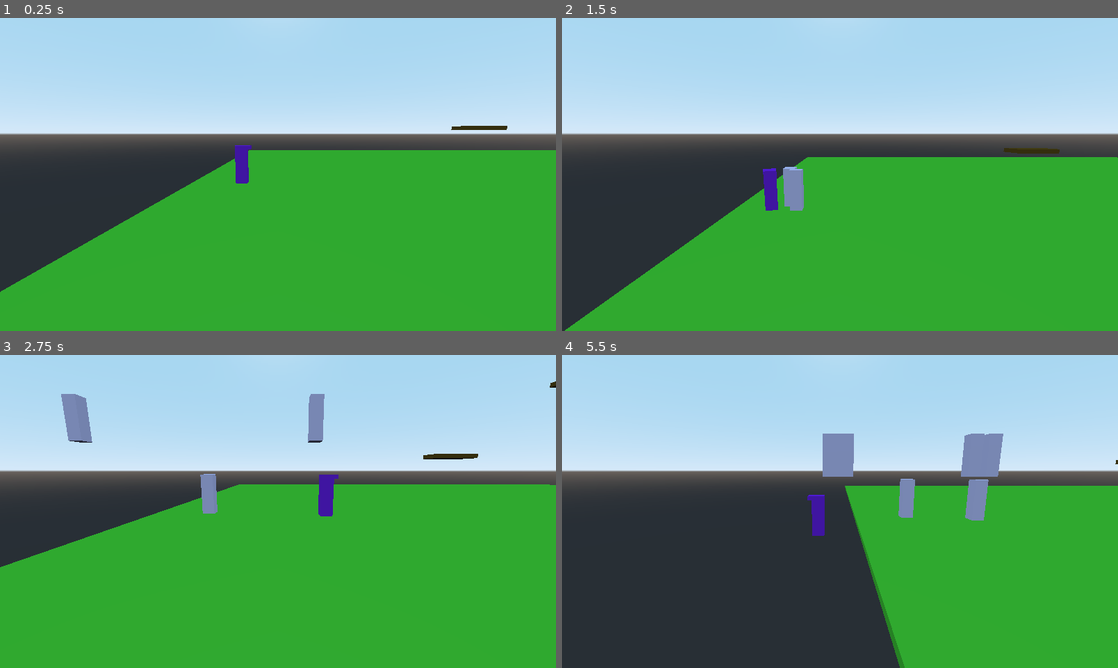
Above: before the commit, frames 1-4 (two rows, left to right).
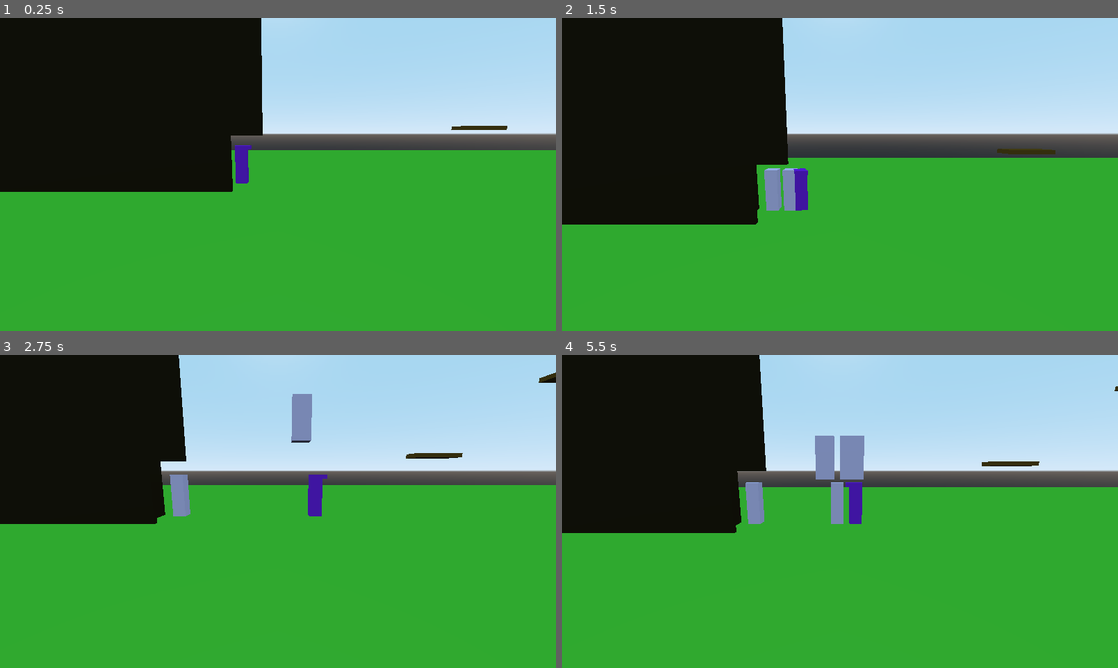
Above: after the commit, the same moments.

Repository: dsaltares/ludumdare-47
Game: Godot game, scene res://David/DavidPlayground.tscn
Same seed, same stepped clock (60 frames per second), same inputs: the game is played once before the commit and once after it.
Inputs:
- Up to frame 1 (0.25 s): no input
- Up to frame 2 (1.5 s): hold D (move_right) 0.53-1.28 s; tap N (new_run) at 0.6, 1.35 s; tap Space (jump) at 0.77 s; hold A (move_left) from 1.28 s (still down)
- Up to frame 3 (2.75 s): tap Space (jump) at 1.52 s; release A (move_left) at 2.03 s; hold D (move_right) from 2.03 s (still down); tap N (new_run) at 2.1 s
- Up to frame 4 (5.5 s): tap N (new_run) every 0.75 s from 2.85 to 5.1 s; tap Space (jump) at 3.02, 3.77, 4.52 s; release D (move_right) at 3.53 s; hold A (move_left) from 3.53 s (still down)

The runs differ from the first frame. In frame 1, 30% of the frame differs, in the area x 0-48%, y 0-88%; in frame 2, 31%; in frame 3, 21%; in frame 4, 51%, in the area x 0-100%, y 0-100%.

Commit message:
add exit trigger to level

Diff:
--- a/game/David/Game.gd
+++ b/game/David/Game.gd
@@ -8,6 +8,7 @@
 func _ready() -> void:
 	camera.set_target(level.player)
 	GhostManager.start_recording()
+	connect_level_signals()
 
 func _process(delta: float) -> void:
 	if Input.is_action_just_pressed("quit"):
@@ -18,12 +19,19 @@
 		var _ret = get_tree().reload_current_scene()
 
 	if Input.is_action_just_pressed("new_run"):
-		GhostManager.stop_recording()
-		level.queue_free()
-		level = LevelScene.instance()
-		level.connect("ready", self, "on_level_ready")
-		add_child(level)
+		new_run()
 
 func on_level_ready() -> void:
 	camera.set_target(level.player)
 	GhostManager.start_recording()
+
+func new_run() -> void:
+	GhostManager.stop_recording()
+	level.queue_free()
+	level = LevelScene.instance()
+	connect_level_signals()
+	add_child(level)
+
+func connect_level_signals() -> void:
+	level.connect("ready", self, "on_level_ready")
+	level.connect("player_looped", self, "new_run")
--- a/game/Environment/Ground.tscn
+++ b/game/Environment/Ground.tscn
@@ -3,10 +3,10 @@
 [ext_resource path="res://Environment/Ground.tres" type="Material" id=1]
 
 [sub_resource type="CubeMesh" id=1]
-size = Vector3( 50, 0.2, 50 )
+size = Vector3( 200, 0.2, 50 )
 
 [sub_resource type="ConcavePolygonShape" id=2]
-data = PoolVector3Array( -25, 0.1, 25, 25, 0.1, 25, -25, -0.1, 25, 25, 0.1, 25, 25, -0.1, 25, -25, -0.1, 25, 25, 0.1, -25, -25, 0.1, -25, 25, -0.1, -25, -25, 0.1, -25, -25, -0.1, -25, 25, -0.1, -25, 25, 0.1, 25, 25, 0.1, -25, 25, -0.1, 25, 25, 0.1, -25, 25, -0.1, -25, 25, -0.1, 25, -25, 0.1, -25, -25, 0.1, 25, -25, -0.1, -25, -25, 0.1, 25, -25, -0.1, 25, -25, -0.1, -25, 25, 0.1, 25, -25, 0.1, 25, 25, 0.1, -25, -25, 0.1, 25, -25, 0.1, -25, 25, 0.1, -25, -25, -0.1, 25, 25, -0.1, 25, -25, -0.1, -25, 25, -0.1, 25, 25, -0.1, -25, -25, -0.1, -25 )
+data = PoolVector3Array( -100, 0.1, 25, 100, 0.1, 25, -100, -0.1, 25, 100, 0.1, 25, 100, -0.1, 25, -100, -0.1, 25, 100, 0.1, -25, -100, 0.1, -25, 100, -0.1, -25, -100, 0.1, -25, -100, -0.1, -25, 100, -0.1, -25, 100, 0.1, 25, 100, 0.1, -25, 100, -0.1, 25, 100, 0.1, -25, 100, -0.1, -25, 100, -0.1, 25, -100, 0.1, -25, -100, 0.1, 25, -100, -0.1, -25, -100, 0.1, 25, -100, -0.1, 25, -100, -0.1, -25, 100, 0.1, 25, -100, 0.1, 25, 100, 0.1, -25, -100, 0.1, 25, -100, 0.1, -25, 100, 0.1, -25, -100, -0.1, 25, 100, -0.1, 25, -100, -0.1, -25, 100, -0.1, 25, 100, -0.1, -25, -100, -0.1, -25 )
 
 [node name="Ground" type="MeshInstance"]
 transform = Transform( 1, 0, 0, 0, 1, 0, 0, 0, 1, 0, -0.1, 0 )
--- /dev/null
+++ b/game/Environment/SmallWall.tscn
@@ -0,0 +1,19 @@
+[gd_scene load_steps=4 format=2]
+
+[ext_resource path="res://Environment/Wall.tres" type="Material" id=1]
+
+[sub_resource type="CubeMesh" id=1]
+size = Vector3( 0.2, 50, 2 )
+
+[sub_resource type="ConcavePolygonShape" id=2]
+data = PoolVector3Array( -0.1, 25, 1, 0.1, 25, 1, -0.1, -25, 1, 0.1, 25, 1, 0.1, -25, 1, -0.1, -25, 1, 0.1, 25, -1, -0.1, 25, -1, 0.1, -25, -1, -0.1, 25, -1, -0.1, -25, -1, 0.1, -25, -1, 0.1, 25, 1, 0.1, 25, -1, 0.1, -25, 1, 0.1, 25, -1, 0.1, -25, -1, 0.1, -25, 1, -0.1, 25, -1, -0.1, 25, 1, -0.1, -25, -1, -0.1, 25, 1, -0.1, -25, 1, -0.1, -25, -1, 0.1, 25, 1, -0.1, 25, 1, 0.1, 25, -1, -0.1, 25, 1, -0.1, 25, -1, 0.1, 25, -1, -0.1, -25, 1, 0.1, -25, 1, -0.1, -25, -1, 0.1, -25, 1, 0.1, -25, -1, -0.1, -25, -1 )
+
+[node name="SmallWall" type="MeshInstance"]
+transform = Transform( 1, 0, 0, 0, 1, 0, 0, 0, 1, 0, 25, 0 )
+mesh = SubResource( 1 )
+material/0 = ExtResource( 1 )
+
+[node name="StaticBody" type="StaticBody" parent="."]
+
+[node name="CollisionShape" type="CollisionShape" parent="StaticBody"]
+shape = SubResource( 2 )
--- /dev/null
+++ b/game/Environment/Wall.tres
@@ -0,0 +1,4 @@
+[gd_resource type="SpatialMaterial" format=2]
+
+[resource]
+albedo_color = Color( 0.0941176, 0.0784314, 0.027451, 1 )
--- /dev/null
+++ b/game/Environment/Wall.tscn
@@ -0,0 +1,18 @@
+[gd_scene load_steps=4 format=2]
+
+[ext_resource path="res://Environment/Wall.tres" type="Material" id=1]
+
+[sub_resource type="CubeMesh" id=1]
+size = Vector3( 50, 100, 0.2 )
+
+[sub_resource type="ConcavePolygonShape" id=2]
+data = PoolVector3Array( -25, 50, 0.1, 25, 50, 0.1, -25, -50, 0.1, 25, 50, 0.1, 25, -50, 0.1, -25, -50, 0.1, 25, 50, -0.1, -25, 50, -0.1, 25, -50, -0.1, -25, 50, -0.1, -25, -50, -0.1, 25, -50, -0.1, 25, 50, 0.1, 25, 50, -0.1, 25, -50, 0.1, 25, 50, -0.1, 25, -50, -0.1, 25, -50, 0.1, -25, 50, -0.1, -25, 50, 0.1, -25, -50, -0.1, -25, 50, 0.1, -25, -50, 0.1, -25, -50, -0.1, 25, 50, 0.1, -25, 50, 0.1, 25, 50, -0.1, -25, 50, 0.1, -25, 50, -0.1, 25, 50, -0.1, -25, -50, 0.1, 25, -50, 0.1, -25, -50, -0.1, 25, -50, 0.1, 25, -50, -0.1, -25, -50, -0.1 )
+
+[node name="Wall" type="MeshInstance"]
+mesh = SubResource( 1 )
+material/0 = ExtResource( 1 )
+
+[node name="StaticBody" type="StaticBody" parent="."]
+
+[node name="CollisionShape" type="CollisionShape" parent="StaticBody"]
+shape = SubResource( 2 )
--- a/game/Ghosts/Ghost.gd
+++ b/game/Ghosts/Ghost.gd
@@ -31,3 +31,4 @@
 		snap_vec = Vector3.ZERO
 
 	velocity = move_and_slide_with_snap(velocity, snap_vec, Vector3.UP)
+	transform.origin.z = 0
--- a/game/Ghosts/Ghost.tscn
+++ b/game/Ghosts/Ghost.tscn
@@ -5,7 +5,9 @@
 [ext_resource path="res://Ghosts/Ghost.tres" type="Material" id=4]
 [ext_resource path="res://Ghosts/Ghost.gd" type="Script" id=5]
 
-[node name="Ghost" type="KinematicBody"]
+[node name="Ghost" type="KinematicBody" groups=[
+"ghosts",
+]]
 collision_layer = 4
 script = ExtResource( 5 )
 
--- /dev/null
+++ b/game/Level/ExitTrigger.gd
@@ -0,0 +1,14 @@
+extends Area
+
+signal player_entered
+signal ghost_entered
+
+func _ready() -> void:
+	connect("body_entered", self, "on_body_entered")
+
+func on_body_entered(node : Node) -> void:
+	if node.is_in_group("player"):
+		emit_signal("player_entered")
+
+	if node.is_in_group("ghosts"):
+		emit_signal("ghost_entered", node)
--- /dev/null
+++ b/game/Level/ExitTrigger.tscn
@@ -0,0 +1,15 @@
+[gd_scene load_steps=3 format=2]
+
+[ext_resource path="res://Level/ExitTrigger.gd" type="Script" id=1]
+
+[sub_resource type="BoxShape" id=1]
+extents = Vector3( 2, 10, 10 )
+
+[node name="ExitTrigger" type="Area"]
+collision_layer = 8
+collision_mask = 6
+script = ExtResource( 1 )
+
+[node name="CollisionShape" type="CollisionShape" parent="."]
+transform = Transform( 1, 0, 0, 0, 1, 0, 0, 0, 1, 0, 10, 0 )
+shape = SubResource( 1 )
--- a/game/Level/Level.gd
+++ b/game/Level/Level.gd
@@ -1,11 +1,23 @@
 extends Spatial
 class_name Level
 
+signal player_looped
+
 onready var player := $Player
 onready var ghost_container := $Ghosts
+onready var exit_trigger := $ExitTrigger
 
 func _ready() -> void:
 	GhostManager.set_player(player)
 	var ghosts = GhostManager.instance_ghosts()
 	for ghost in ghosts:
 		ghost_container.add_child(ghost)
+
+	exit_trigger.connect("player_entered", self, "on_player_entered")
+	exit_trigger.connect("ghost_entered", self, "on_ghost_entered")
+
+func on_player_entered() -> void:
+	emit_signal("player_looped")
+
+func on_ghost_entered(ghost : Node) -> void:
+	ghost.queue_free()
--- a/game/Level/Level.tscn
+++ b/game/Level/Level.tscn
@@ -1,6 +1,9 @@
-[gd_scene load_steps=6 format=2]
+[gd_scene load_steps=9 format=2]
 
+[ext_resource path="res://Environment/Wall.tscn" type="PackedScene" id=1]
 [ext_resource path="res://Environment/Platform.tscn" type="PackedScene" id=2]
+[ext_resource path="res://Level/ExitTrigger.tscn" type="PackedScene" id=3]
+[ext_resource path="res://Environment/SmallWall.tscn" type="PackedScene" id=4]
 [ext_resource path="res://Level/Level.gd" type="Script" id=5]
 [ext_resource path="res://Player/Player.tscn" type="PackedScene" id=6]
 [ext_resource path="res://Environment/Ground.tscn" type="PackedScene" id=7]
@@ -32,4 +35,25 @@
 
 [node name="Ground" parent="Environment" instance=ExtResource( 7 )]
 
+[node name="Wall" parent="Environment" instance=ExtResource( 1 )]
+transform = Transform( 1, 0, 0, 0, 1, 0, 0, 0, 1, 38.0818, 52.566, 2 )
+
+[node name="Wall2" parent="Environment" instance=ExtResource( 1 )]
+transform = Transform( 1, 0, 0, 0, 1, 0, 0, 0, 1, 39.0818, 50.066, 2 )
+
+[node name="Wall3" parent="Environment" instance=ExtResource( 1 )]
+transform = Transform( -1, 3.25841e-07, 0, -3.25841e-07, -1, 0, 0, 0, 1, -46.0334, 52.534, 2 )
+
+[node name="Wall4" parent="Environment" instance=ExtResource( 1 )]
+transform = Transform( 1, 0, 0, 0, 1, 0, 0, 0, 1, -47.4259, 50.034, 2 )
+
+[node name="SmallWall" parent="Environment" instance=ExtResource( 4 )]
+transform = Transform( 1, 0, 0, 0, 1, 0, 0, 0, 1, -23.1642, 22.7679, 0.954837 )
+
+[node name="SmallWall2" parent="Environment" instance=ExtResource( 4 )]
+transform = Transform( 1, 0, 0, 0, 1, 0, 0, 0, 1, 14.2142, 27.4847, 0.954837 )
+
 [node name="Ghosts" type="Spatial" parent="."]
+
+[node name="ExitTrigger" parent="." instance=ExtResource( 3 )]
+transform = Transform( 1, 0, 0, 0, 1, 0, 0, 0, 1, 17.3543, 0, 0 )
--- a/game/Player/Player.gd
+++ b/game/Player/Player.gd
@@ -96,3 +96,4 @@
 
 func _move() -> void:
 	velocity = move_and_slide_with_snap(velocity, snap_vec, Vector3.UP)
+	transform.origin.z = 0
--- a/game/Player/Player.tscn
+++ b/game/Player/Player.tscn
@@ -6,7 +6,9 @@
 [ext_resource path="res://Player/PlayerBody.tres" type="CubeMesh" id=4]
 [ext_resource path="res://Player/PlayerCollisionShape.tres" type="Shape" id=5]
 
-[node name="Player" type="KinematicBody"]
+[node name="Player" type="KinematicBody" groups=[
+"player",
+]]
 collision_layer = 2
 collision_mask = 5
 script = ExtResource( 2 )
--- a/game/project.godot
+++ b/game/project.godot
@@ -99,6 +99,7 @@
 3d_physics/layer_1="environment"
 3d_physics/layer_2="player"
 3d_physics/layer_3="ghosts"
+3d_physics/layer_4="triggers"
 
 [rendering]
 
